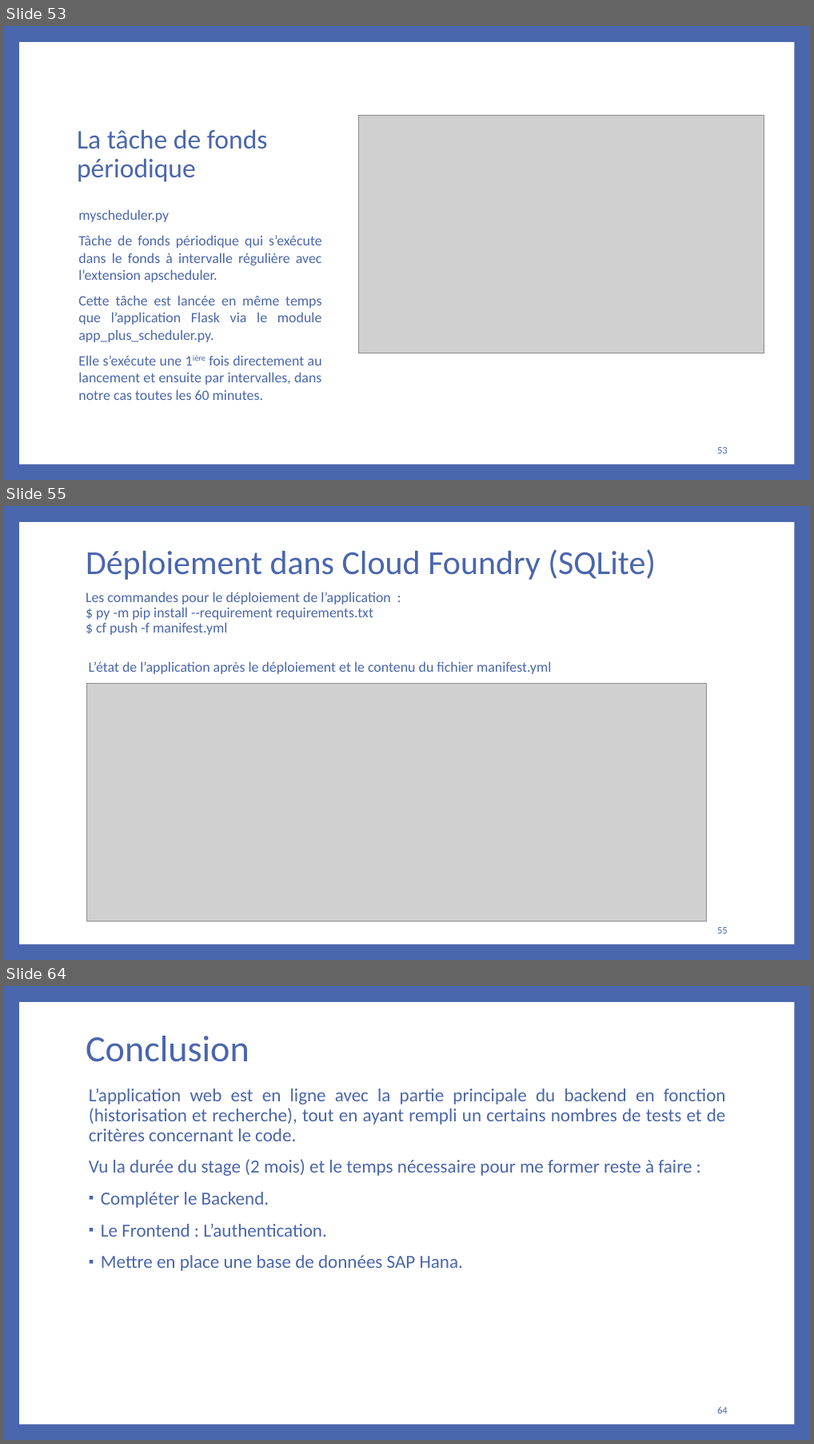
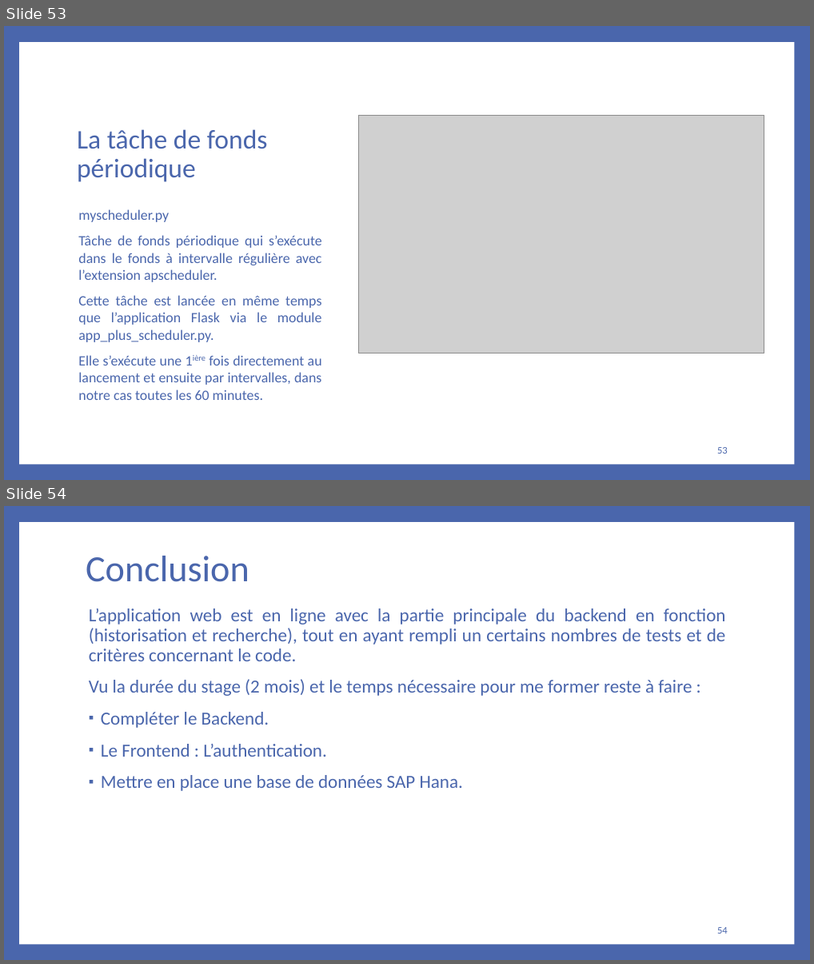
Before and after one commit to bakedpotato191/projet, a slide deck: rapport.PPTX. Shown one above the other, each under a label of ours: slides 53, 55 and 64 before the commit, slides 53 and 54 after it; the slides between them are not shown. The pictures are 814x1444 and 814x964 pixels, drawn with LibreOffice and Linux fonts; fonts in the diff are those of the drawing; grey boxes stand for pictures. Boxes give left, top, right and bottom in pixels: in the first picture for what was removed or moved away, otherwise in the second. Text is boxed around its words. In the diff, an @@ line names an element or a change of style, - is before the commit and + after.

```diff
--- a/rapport.PPTX
+++ b/rapport.PPTX
@@ slide 55 removed at bbox=[4, 506, 810, 960], background #4A66AC; not listed: 1 template element that a slide beside it also shows @@
@@ title removed at bbox=[86, 549, 656, 580] @@
-Déploiement dans Cloud Foundry (SQLite)
@@ text removed at bbox=[86, 592, 390, 635] @@
-Les commandes pour le déploiement de l’application :
-$ py -m pip install --requirement requirements.txt
-$ cf push -f manifest.yml
@@ text removed at bbox=[89, 661, 551, 674] @@
-L’état de l’application après le déploiement et le contenu du fichier manifest.yml
@@ picture removed at bbox=[87, 683, 707, 921] @@
@@ page number removed at bbox=[718, 927, 728, 933] @@
-55
@@ what was slide 64 is now slide 54 @@
@@ page number at bbox=[718, 927, 728, 933]: text changed @@
-64
+54
```
Also in this commit, not shown: 9 other slides removed, 44 other files.
